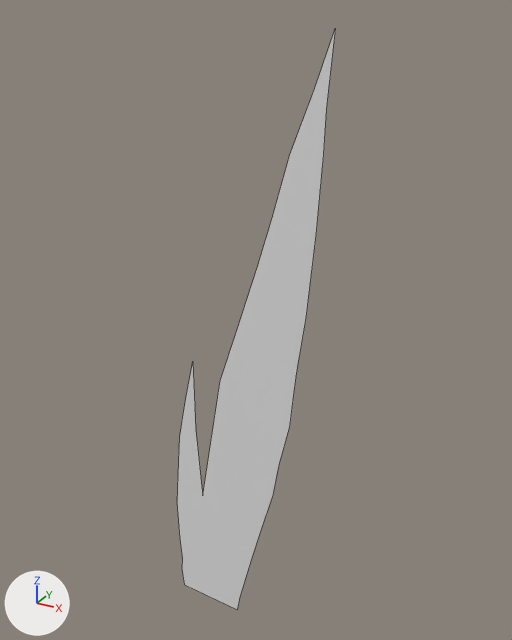
Renders of the FBX model Assets/World/tower/tower.fbx_grass_002/tower.fbx_grass_002.fbx from each side of a commit.
Camera for both pictures: a 50 mm camera at (115.43, -5.59, 6.4) aimed at (112.35, 0.02, 3.59). Lighting does not change. The marker at lower left points along +X, +Y and +Z. Mesh edges are drawn as thin lines. Where no turn or scale is listed for an object, it has been applied to the vertices.

Objects in the first picture: 'Vert.004'.
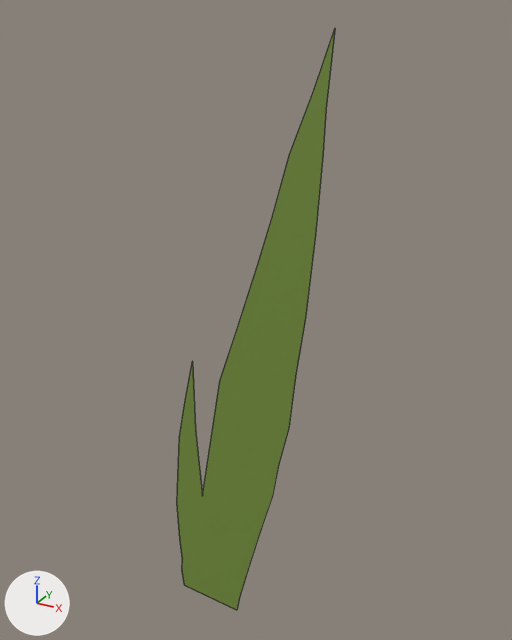
What changed in the scene script:
```text
Add img_grasspalette_png:
    img_grasspalette_png = load_image('grasspalette.png', '../grasspalette.png', 684, 365, 'sRGB')
Add mat_material_011:
    mat_material_011 = principled_material('Material.011')
    mat_material_011.texture = img_grasspalette_png
Change me_vert_004:
    used by ob_vert_004; location = (111.82, -0.23, -0.02)
    remove me_vert_004.from_pydata(...)  # 32 vertices, 1 face; spans x -0.36..1.35, y 0.0, z 0.0..6.28
    add me_vert_004.from_pydata(...)  # 64 vertices, 34 faces; spans x -0.36..1.35, y -0.01..0.0, z 0.0..6.28
    me_vert_004 part 1
    32 vertices are added at x -0.36..1.35, y -0.01, z 0.0..6.28
    33 new faces join them
    me_vert_004 part 2: 1 face spanning x -0.36..1.35, y 0.0, z 0.0..6.28 switches from no material to mat_material_011 (picture img_grasspalette_png)
    add me_vert_004.materials.append(mat_material_011)  # picture img_grasspalette_png
```

Boxes (x1, y1, x2, y2) around the edits, measured in the pictures (512 x 640 px):
'Vert.004', reshaped
    before: (177, 31, 335, 609)
    after: (177, 30, 335, 610)
part 1 of me_vert_004, added (green)
    after: (177, 30, 335, 610)
part 2 of me_vert_004, recoloured
    before: (177, 31, 335, 609)
